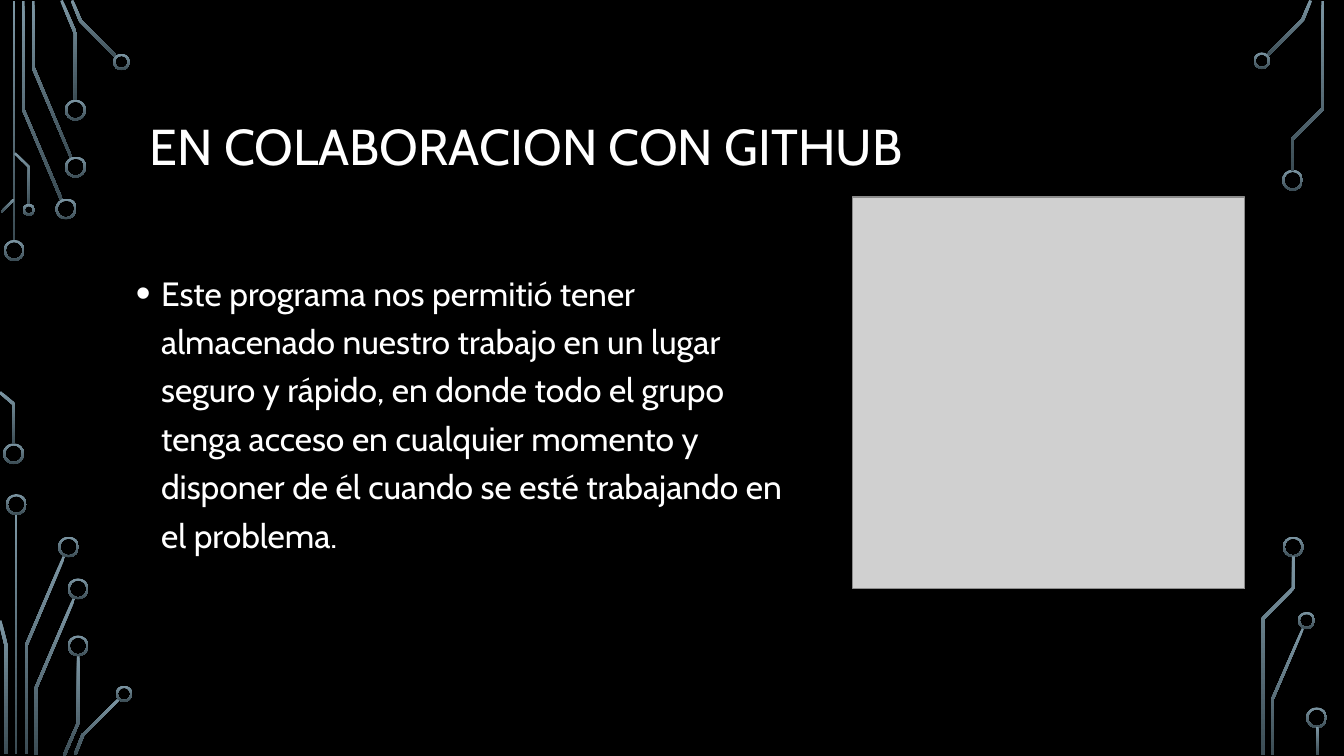
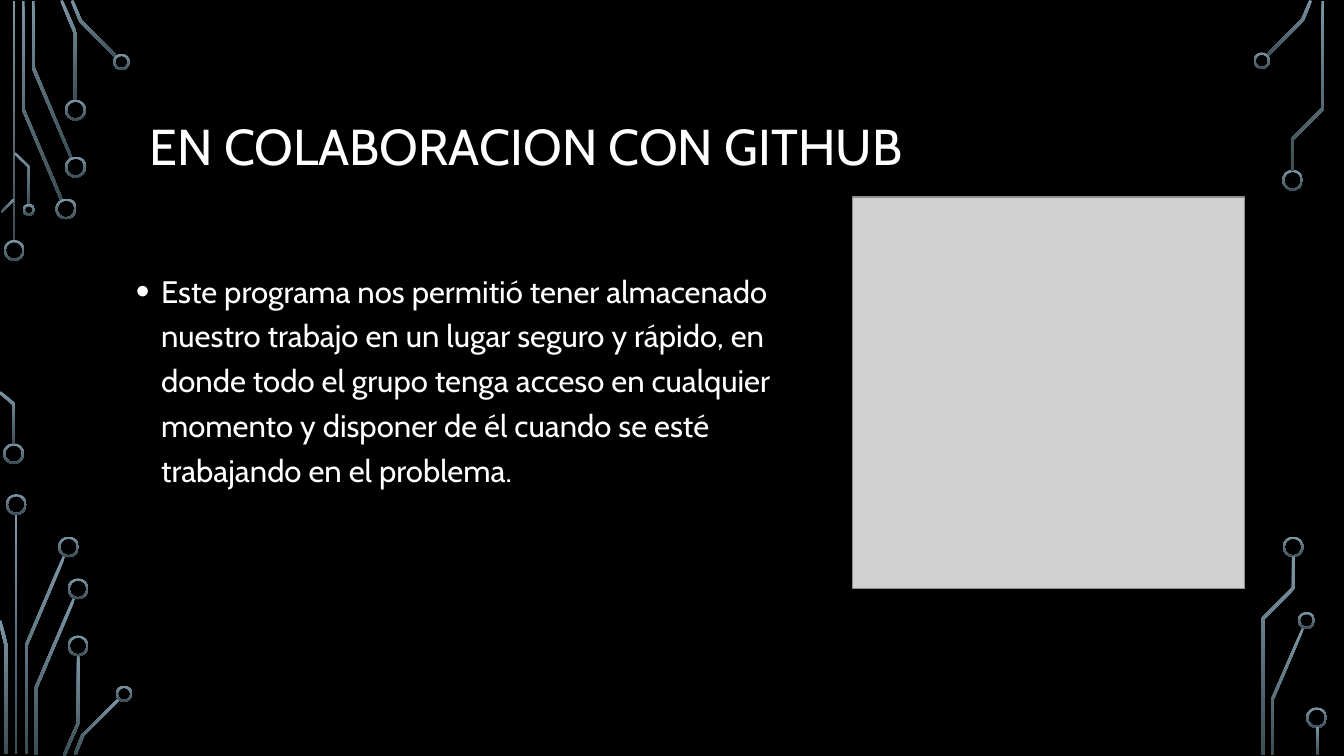
Before and after one commit to AndresNavarroG/p4, a slide deck: slide 4 of Problema 4.pptx. Drawn at 1344x756 pixels with LibreOffice and Linux fonts; fonts in the diff are those of the drawing; grey boxes stand for pictures; background and template pictures are left out. Boxes give left, top, right and bottom in pixels: in the first picture for what was removed or moved away, otherwise in the second. Text is boxed around its words. In the diff, an @@ line names an element or a change of style, - is before the commit and + after.

```diff
--- a/Problema 4.pptx
+++ b/Problema 4.pptx
@@ text "Este programa nos permitió tener ..." at (161,279,770,489): size 24 to 22.2 pt @@
```
Also in this commit, not shown: 2 other slides changed, 2 slides added.
